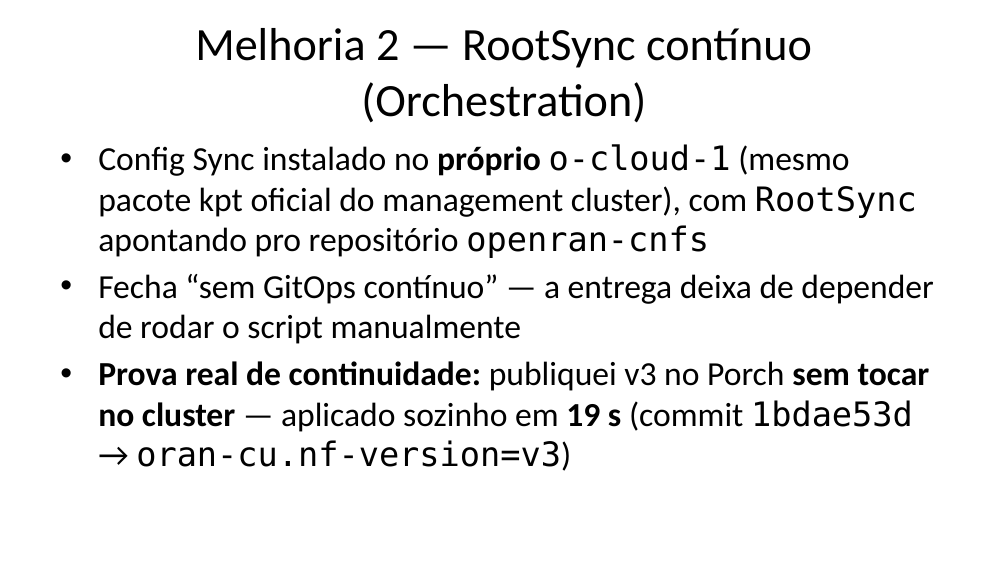
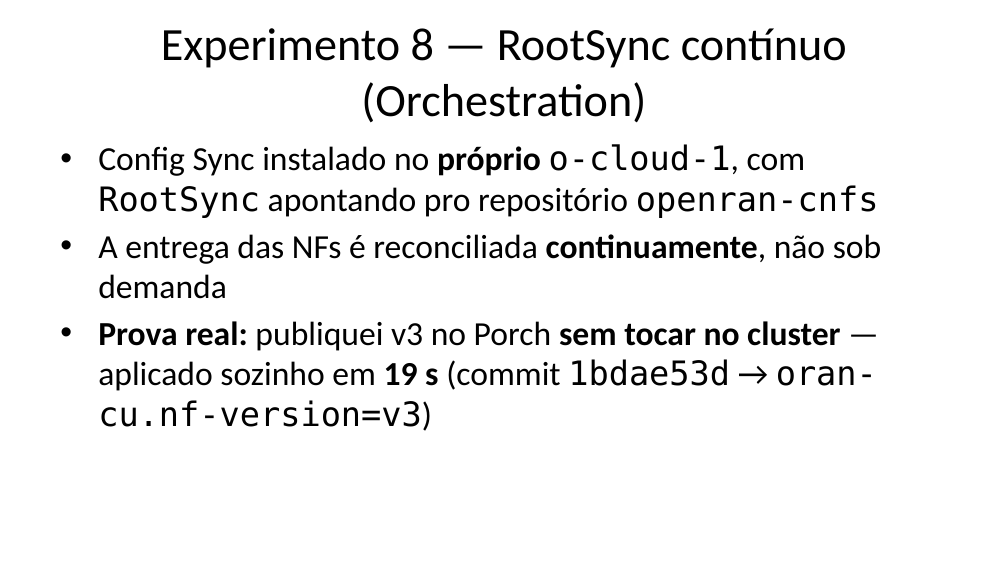
Before and after one commit to DiegoAbreuSWB/OpenRANCESARSMO, a slide deck: slide 19 of presentation/Parte2-Apresentacao-SMO-Nephio.pptx (slide 23 before the commit). Drawn at 1008x567 pixels with LibreOffice and Linux fonts; fonts in the diff are those of the drawing. Boxes give left, top, right and bottom in pixels: in the first picture for what was removed or moved away, otherwise in the second. Text is boxed around its words. In the diff, an @@ line names an element or a change of style, - is before the commit and + after.

Commit message:
feat: unifica os 10 experimentos como narrativa única + fecha prioridades pendentes
Relatório e apresentação da Parte 2 reescritos para apresentar as 4 peças que antes
eram "melhorias pós-entrega" (metrics-server, RootSync contínuo, config-bridge,
rapp-autoscale) como parte integral do design desde o início - arquitetura de 3
camadas (infraestrutura/entrega/operação), 10 experimentos numerados em sequência,
sem framing de "adicionado depois".

- report/part2-report.md e report/part2-report-print.html: reescritos, 17 seções
  unificadas (era 15 + um anexo "Seção 16"), nova Seção 11 "Non-RT RIC -
  rapp-autoscale" e Seção 15 "o que fica de fora" no fluxo principal.
- presentation/part2-slides-deck.md: 26 slides (era 29 com framing de "melhoria"),
  cada experimento 1-10 com o mesmo tratamento narrativo.
- dashboard/index.html e local.html: MEL-07..10 -> EXP-07..10, remove linguagem de
  "melhoria pós-entrega" e "reverificação pendente" (resolvida, ver abaixo).

Prioridades do docs/team-comparison.md fechadas nesta sessão:
- scripts/validate-lab.sh: 10 -> 15 checagens (3 CNFs reais, metrics-server,
  RootSync, config-bridge, rapp-autoscale). Rodado de verdade contra o cluster:
  15/15 PASS (achado e corrigido um bug real no proprio check novo, que contava
  config-bridge/rapp-autoscale junto com as 3 CNFs).
- Reverificacao final do rApp CONCLUIDA: ambiente estabilizou, rodei o ciclo
  completo (scripts/14-rapp-load-test.sh) e confirmei via kubectl que
  spec.replicas=2 permanece estavel - o RootSync nao reverte mais, confirmando
  que a correcao (remover "replicas" do pacote) resolveu o conflito de
  autoridade GitOps x controle imperativo de verdade, nao so em teoria.
- dashboard/server.py: mesmo bug de contagem corrigido (cnfs_total contava
  config-bridge/rapp-autoscale); testado ao vivo contra o cluster real.
- Terminal shots (rapp-decision, validate-lab) regeradas com os resultados reais
  desta verificacao final.
- PDF e PPTX da Parte 2 reconstruidos com todo o conteudo acima.

Nenhuma evidencia inventada: os 20 arquivos alterados refletem execucao real
contra o o-cloud-1 nesta sessao (reprovisionado do zero apos instabilidade de
ambiente), nao edicao de texto sem verificacao.

```diff
--- a/presentation/Parte2-Apresentacao-SMO-Nephio.pptx
+++ b/presentation/Parte2-Apresentacao-SMO-Nephio.pptx
@@ title at (161, 28, 847, 123): text changed @@
-Melhoria 2 — RootSync contínuo (Orchestration)
+Experimento 8 — RootSync contínuo (Orchestration)
@@ text at (98, 144, 882, 431): text changed @@
-• Config Sync instalado no próprio o-cloud-1 (mesmo pacote kpt oficial do management cluster), com RootSync apontando pro repositório openran-cnfs
-• Fecha “sem GitOps contínuo” — a entrega deixa de depender de rodar o script manualmente
-• Prova real de continuidade: publiquei v3 no Porch sem tocar no cluster — aplicado sozinho em 19 s (commit 1bdae53d → oran-cu.nf-version=v3)
+• Config Sync instalado no próprio o-cloud-1, com RootSync apontando pro repositório openran-cnfs
+• A entrega das NFs é reconciliada continuamente, não sob demanda
+• Prova real: publiquei v3 no Porch sem tocar no cluster — aplicado sozinho em 19 s (commit 1bdae53d → oran-cu.nf-version=v3)
```
Also in this commit, not shown: 18 other slides changed, 3 slides removed, 19 other files.
